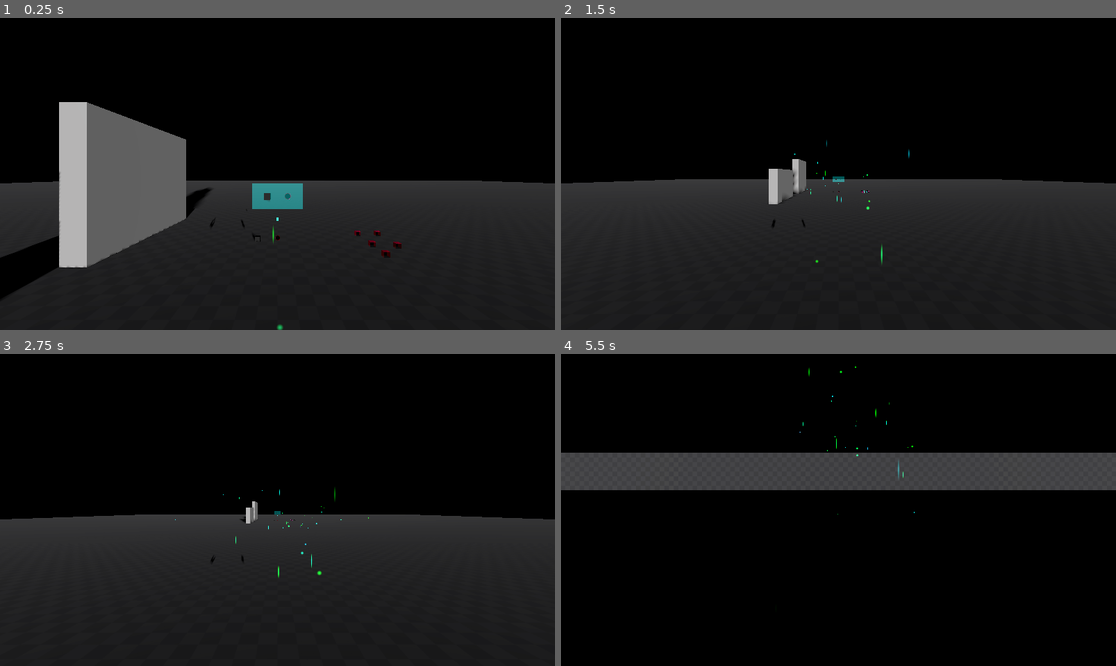
Above: before the commit, frames 1-4 (two rows, left to right).
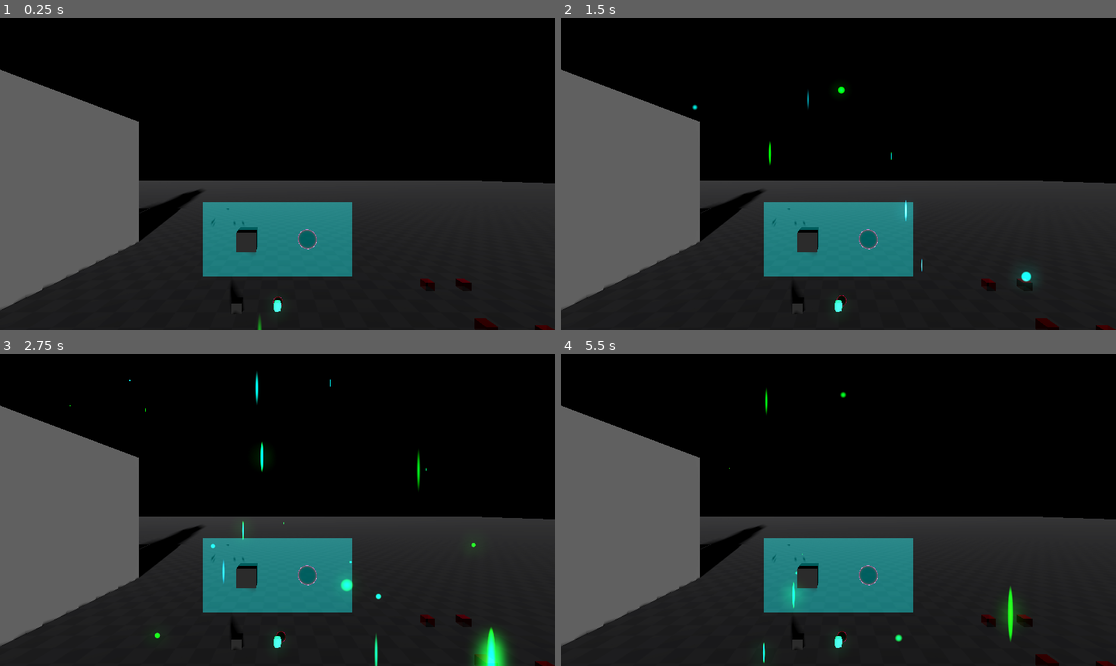
Above: after the commit, the same moments.

Repository: JD-The-65th/cyberbreak
Game: Godot game, scene res://levels/testing_environment.tscn
Two runs of this game, one before a commit and one after it. Both use one fixed random seed, a clock stepped at 60 frames per second and the inputs below.
Inputs (mouse positions are in pixels of both pictures, inside the frame that each line leads up to):
- Up to frame 1 (0.25 s): no input
- Up to frame 2 (1.5 s): move the mouse to (960, 158) at 0.52 s; click (960, 158) at 0.67 s; drag from (727, 189) to (810, 236) at 1.27 s
- Up to frame 3 (2.75 s): move the mouse to (333, 441) at 2.02 s; click (333, 441) at 2.17 s
- Up to frame 4 (5.5 s): drag from (810, 572) to (672, 463) at 2.77 s; move the mouse to (1005, 556) at 3.52 s; click (1005, 556) at 3.67 s; drag from (672, 463) to (755, 432) at 4.27 s; move the mouse to (866, 510) at 5.02 s; click (866, 510) at 5.17 s

The runs differ from the first frame. In frame 1, 20% of the frame differs, in the area x 0-100%, y 16-100%; in frame 2, 23%; in frame 3, 23%; in frame 4, 62%, in the area x 0-100%, y 4-100%.

Commit message:
stop. Colliding. WITH. MSFS!!!!!!

Diff:
--- a/scenes/xr_origin_3d.tscn
+++ b/scenes/xr_origin_3d.tscn
@@ -53,6 +53,7 @@
 picked_up_mask = 196615
 
 [node name="PlayerBody" parent="." instance=ExtResource("8_t4vmy")]
+collision_mask = 511
 
 [node name="_CollisionShape3D_25031" type="CollisionShape3D" parent="PlayerBody"]
 transform = Transform3D(1, 0, 0, 0, 1, 0, 0, 0, 1, 0, 0.8, 0)
